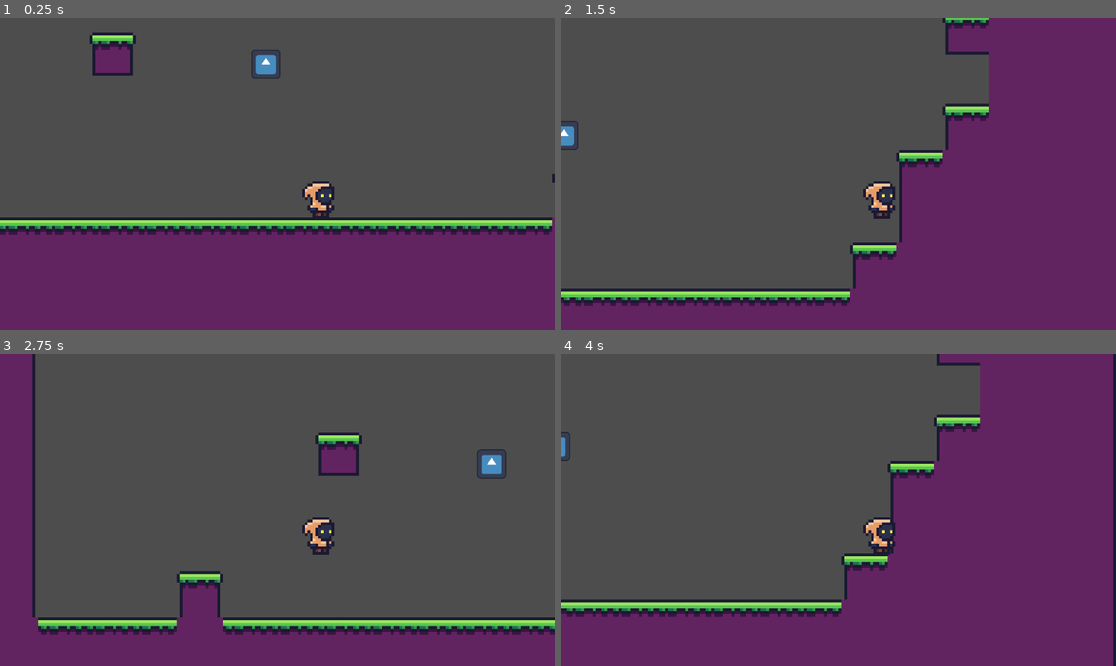
Above: before the commit, frames 1-4 (two rows, left to right).
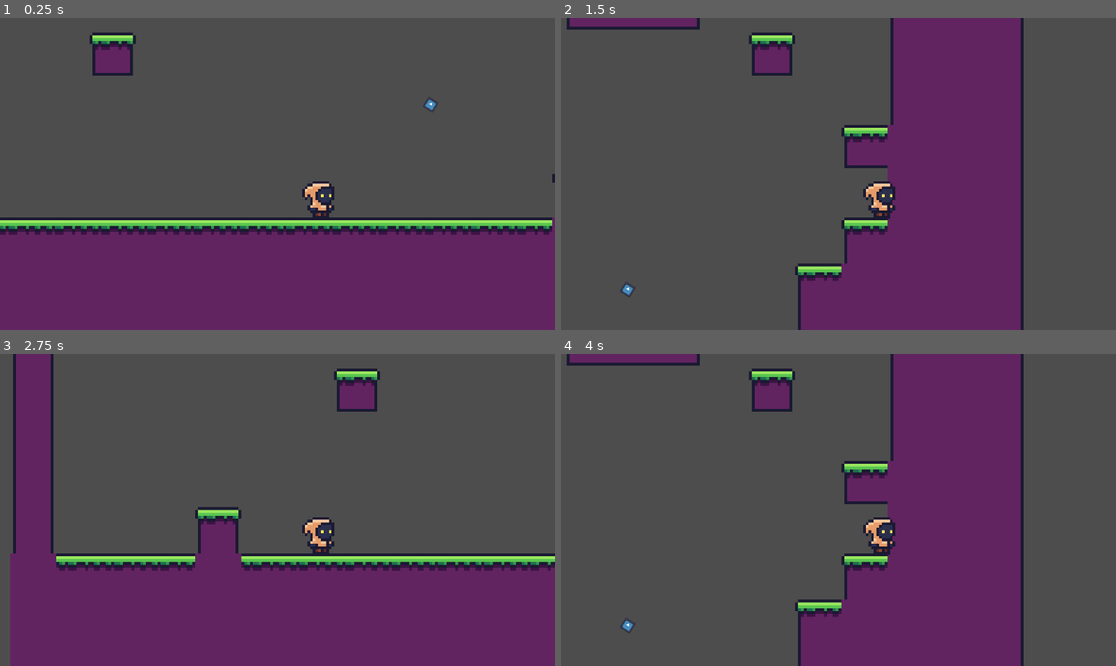
Above: after the commit, the same moments.

Repository: zenbenten/Godot-Platformer
Game: Godot game, scene res://Assets/Scenes/Areas/area_1.tscn
Same seed, same stepped clock (60 frames per second), same inputs: the game is played once before the commit and once after it. The engine's default icon, where the game draws it, is replaced by a stand-in: a white triangle on a blue panel in a dark square.
Inputs:
- Up to frame 1 (0.25 s): no input
- Up to frame 2 (1.5 s): tap Enter at 0.5 s; hold Right (move_right) from 0.53 s (still down); tap X (item_use) at 0.6 s; tap Z (jump) at 0.77, 0.8, 1.07, 1.35 s
- Up to frame 3 (2.75 s): tap Z (jump) at 1.52, 1.82, 2.3 s; tap X (item_use) at 1.55, 2.1 s; release Right (move_right) at 2.03 s; hold Left (move_left) from 2.03 s (still down)
- Up to frame 4 (4 s): release Left (move_left) at 2.78 s; hold Right (move_right) from 2.78 s (still down); tap X (item_use) at 2.85 s; tap Z (jump) at 3.02, 3.32, 3.6, 3.77 s

The runs differ from the first frame. In frame 1, 0.3% of the frame differs, in the area x 45-79%, y 10-31%; in frame 2, 36%, in the area x 0-100%, y 0-100%; in frame 3, 31%; in frame 4, 35%.

Commit message:
working on improved grapple. limited omni-directional range, automatically attatches to closest collision. no swinging physics yet

Diff:
--- a/Assets/Scenes/Areas/area_1.tscn
+++ b/Assets/Scenes/Areas/area_1.tscn
@@ -1,91 +1,10 @@
-[gd_scene load_steps=9 format=3 uid="uid://badcvjrm3v6id"]
+[gd_scene load_steps=8 format=3 uid="uid://badcvjrm3v6id"]
 
 [ext_resource type="Texture2D" uid="uid://bv5h24wmk7523" path="res://Assets/Sprites/tiles_1.png" id="1_3uyhe"]
 [ext_resource type="PackedScene" uid="uid://dqyufja82jv67" path="res://Assets/Scenes/player.tscn" id="2_8wi1m"]
 [ext_resource type="Texture2D" uid="uid://gfuvj2yoti1d" path="res://icon.svg" id="3_8wi1m"]
 
 [sub_resource type="GDScript" id="GDScript_8wi1m"]
-script/source = "extends Node2D
-
-@export var grapple_anchor: StaticBody2D
-@export var player_anchor: RigidBody2D
-@export var rope: Line2D
-@export var max_radius: float = 512.0  # Only attach to things within this radius
-
-var player_original_parent: Node = null
-
-func _ready():
-	# Safety check
-	if not grapple_anchor or not player_anchor or not rope:
-		push_error(\"Missing node references in GrapplingHookSystem!\")
-		return
-
-	add_to_group(\"grappling-hook-system\")
-
-	# Hide rope and anchor initially
-	rope.visible = false
-	player_anchor.visible = false
-
-	# Initialize rope with 2 points
-	rope.points = [grapple_anchor.global_position, player_anchor.global_position]
-
-
-func _process(delta):
-	if rope.visible and player_anchor.visible:
-		# Update rope endpoints
-		rope.set_point_position(0, grapple_anchor.global_position)
-		rope.set_point_position(1, player_anchor.global_position)
-
-		# Apply left/right swing input
-		if Input.is_action_pressed(\"move_right\"):
-			if player_anchor.linear_velocity.length() < 400:
-				player_anchor.apply_central_impulse(player_anchor.global_transform.x * 64)
-		elif Input.is_action_pressed(\"move_left\"):
-			if player_anchor.linear_velocity.length() < 400:
-				player_anchor.apply_central_impulse(player_anchor.global_transform.x * -64)
-
-		# Keep player centered on anchor
-		for child in player_anchor.get_children():
-			if \"position\" in child:
-				child.position = Vector2.ZERO
-
-		for child in player_anchor.get_children():
-			if \"position\" in child:
-				child.position = Vector2(0,0)
-
-
-# API: Call this to attach the player
-func attach_player(player: Node2D) -> int:
-	if self.global_position.distance_to(player.global_position) > max_radius or player_original_parent != null:
-		return -1
-
-	player_original_parent = player.get_parent()
-	player_anchor.position = player.global_position
-	player.reparent(player_anchor)
-	player.position = Vector2.ZERO
-
-	# Update rope
-	rope.points = [grapple_anchor.global_position, player_anchor.global_position]
-	rope.visible = true
-	player_anchor.visible = true
-
-	return 0
-
-
-# API: Call this to detach the player
-func detach_player(player: Node2D) -> int:
-	if player_original_parent == null:
-		return -1
-
-	player.reparent(player_original_parent)
-	player.velocity = player_anchor.linear_velocity
-	player_original_parent = null
-
-	rope.visible = false
-	player_anchor.visible = false
-
-	return 0
-"
 
 [sub_resource type="TileSetAtlasSource" id="TileSetAtlasSource_ql8qi"]
 texture = ExtResource("1_3uyhe")
@@ -174,51 +93,41 @@
 physics_layer_0/collision_layer = 1
 sources/0 = SubResource("TileSetAtlasSource_ql8qi")
 
-[sub_resource type="RectangleShape2D" id="RectangleShape2D_ql8qi"]
+[sub_resource type="CircleShape2D" id="CircleShape2D_8wi1m"]
+radius = 14.2953
 
-[sub_resource type="RectangleShape2D" id="RectangleShape2D_7fk0h"]
+[node name="Area1" type="Node2D"]
+script = SubResource("GDScript_8wi1m")
 
-[node name="Area1" type="Node2D" node_paths=PackedStringArray("grapple_anchor", "player_anchor", "rope")]
-script = SubResource("GDScript_8wi1m")
-grapple_anchor = NodePath("GrappleAnchor")
-player_anchor = NodePath("PlayerAttatchmentPoint")
-rope = NodePath("Rope")
-
-[node name="TileMap" type="TileMap" parent="."]
+[node name="TileMap" type="TileMap" parent="." groups=["Hookable"]]
 tile_set = SubResource("TileSet_7fk0h")
 format = 2
 layer_0/tile_data = PackedInt32Array(65535, 65536, 0, 3, 65536, 0, 4, 65536, 0, 5, 65536, 1, 2, 65536, 0, 1, 65536, 0,  …(2971 unchanged characters)…
 
-[node name="Player" parent="." instance=ExtResource("2_8wi1m")]
+[node name="Player" parent="." node_paths=PackedStringArray("pinjoint") instance=ExtResource("2_8wi1m")]
+position = Vector2(0, -22)
+pinjoint = NodePath("../PinJoint2D")
 
-[node name="GrappleAnchor" type="StaticBody2D" parent="."]
-position = Vector2(-19, -53)
+[node name="Line2D" type="Line2D" parent="Player"]
+texture_repeat = 2
+width = 2.0
 
-[node name="CollisionShape2D" type="CollisionShape2D" parent="GrappleAnchor"]
-scale = Vector2(0.267562, 0.237016)
-shape = SubResource("RectangleShape2D_ql8qi")
+[node name="PinJoint2D" type="PinJoint2D" parent="."]
+position = Vector2(-22, -58)
+node_a = NodePath("../Player")
 
-[node name="Sprite2D" type="Sprite2D" parent="GrappleAnchor"]
-scale = Vector2(0.0786806, 0.0786806)
+[node name="Hookpoint" type="StaticBody2D" parent="."]
+position = Vector2(38, -39)
+rotation = 0.566823
+
+[node name="CollisionShape2D" type="CollisionShape2D" parent="Hookpoint"]
+scale = Vector2(0.15642, 0.15642)
+shape = SubResource("CircleShape2D_8wi1m")
+
+[node name="Sprite2D" type="Sprite2D" parent="Hookpoint"]
+scale = Vector2(0.031824, 0.031824)
 texture = ExtResource("3_8wi1m")
 
-[node name="PlayerAttatchmentPoint" type="RigidBody2D" parent="."]
-position = Vector2(-22, -22)
-
-[node name="CollisionShape2D" type="CollisionShape2D" parent="PlayerAttatchmentPoint"]
-scale = Vector2(0.210576, 0.210576)
-shape = SubResource("RectangleShape2D_7fk0h")
-
-[node name="Sprite2D" type="Sprite2D" parent="PlayerAttatchmentPoint"]
-position = Vector2(-3.8147e-06, -2.27374e-13)
-scale = Vector2(0.0429509, 0.0429509)
-texture = ExtResource("3_8wi1m")
-
-[node name="PinJoint2D" type="PinJoint2D" parent="."]
-position = Vector2(-19, -53)
-node_a = NodePath("../GrappleAnchor")
-node_b = NodePath("../PlayerAttatchmentPoint")
-
-[node name="Rope" type="Line2D" parent="."]
-width = 2.0
-texture_mode = 2
+[node name="Marker2D" type="Marker2D" parent="Hookpoint"]
+position = Vector2(0, 2)
+scale = Vector2(748.237, 1.29045)
--- a/Assets/Scenes/player.tscn
+++ b/Assets/Scenes/player.tscn
@@ -8,8 +8,6 @@
 
 [node name="Player" type="CharacterBody2D"]
 script = ExtResource("1_7dd06")
-speed = 5.0
-jump_power = 8.5
 
 [node name="Camera2D" type="Camera2D" parent="."]
 offset = Vector2(-15, -15)
@@ -31,3 +29,29 @@
 position = Vector2(0, -6)
 scale = Vector2(1.17419, -0.810045)
 shape = SubResource("ConvexPolygonShape2D_7dd06")
+
+[node name="RayCastContainer" type="Node2D" parent="."]
+
+[node name="RayCast2D" type="RayCast2D" parent="RayCastContainer"]
+target_position = Vector2(0, -100)
+
+[node name="RayCast2D2" type="RayCast2D" parent="RayCastContainer"]
+target_position = Vector2(71, -71)
+
+[node name="RayCast2D3" type="RayCast2D" parent="RayCastContainer"]
+target_position = Vector2(100, 0)
+
+[node name="RayCast2D4" type="RayCast2D" parent="RayCastContainer"]
+target_position = Vector2(71, 71)
+
+[node name="RayCast2D5" type="RayCast2D" parent="RayCastContainer"]
+target_position = Vector2(0, 100)
+
+[node name="RayCast2D6" type="RayCast2D" parent="RayCastContainer"]
+target_position = Vector2(-71, 71)
+
+[node name="RayCast2D7" type="RayCast2D" parent="RayCastContainer"]
+target_position = Vector2(-100, 0)
+
+[node name="RayCast2D8" type="RayCast2D" parent="RayCastContainer"]
+target_position = Vector2(-71, -71)
--- a/Assets/Scripts/player_controller.gd
+++ b/Assets/Scripts/player_controller.gd
@@ -1,57 +1,104 @@
 extends CharacterBody2D
 
-@export var speed = 10.0
-@export var jump_power = 10.0
+@export var speed: int = 300
+@export var jump_force: int = 400
+@export var pinjoint: PinJoint2D
 
-var speed_multiplier = 30.0
-var jump_multiplier = -30.0
-var direction = 0
+@onready var line = $Line2D
+@onready var raycast_container = $RayCastContainer # Get the container for our rays
 
-var has_grappling_hook: bool = true
-var is_grappling: bool = false
+var hooked = false
+var gravity = ProjectSettings.get_setting("physics/2d/default_gravity")
 
-func _physics_process(delta: float) -> void:
-	if not is_grappling:
-		handle_movement(delta)
+# REMOVED: All _on_hookable_... functions and the hookable_targets array.
 
-	handle_grappling(delta)
+func _ready():
+	if not pinjoint:
+		push_error("PinJoint has NOT been assigned in the Inspector!")
+		return
+	if not raycast_container:
+		push_error("RayCastContainer node not found! Make sure it's a child of the player.")
+		return
 
-func handle_movement(delta: float) -> void:
-	if not is_on_floor():
-		velocity += get_gravity() * delta
+	pinjoint.node_a = get_path()
 
-	if Input.is_action_just_pressed("jump") and is_on_floor():
-		velocity.y = jump_power * jump_multiplier
 
-	direction = Input.get_axis("move_left", "move_right")
-	if direction:
-		velocity.x = direction * speed * speed_multiplier
-	else:
-		velocity.x = move_toward(velocity.x, 0, speed * speed_multiplier)
+func _physics_process(delta):
+	if not pinjoint: return
 
+	# Hook system
+	if Input.is_action_just_pressed("item_use") and not hooked:
+		# find_closest_hook_point now returns a Dictionary with the point and the body
+		var hook_data = find_closest_hook_point()
+
+		if hook_data: # If the dictionary is not null
+			hooked = true
+			pinjoint.global_position = hook_data["point"]  # Use the precise collision point
+			pinjoint.node_b = hook_data["body"].get_path() # Connect to the body we hit
+
+	elif Input.is_action_just_released("item_use") and hooked:
+		hooked = false
+		pinjoint.node_b = NodePath("")
+
+	_update_rope()
+	_handle_movement(delta)
 	move_and_slide()
 
-func handle_grappling(delta: float) -> void:
-	if not has_grappling_hook:
-		return
 
-	if Input.is_action_just_pressed("item_use"):
-		for g in get_tree().get_nodes_in_group("grappling-hook-system"):
-			var success = g.attach_player(self)
-			if success == 0:
-				is_grappling = true
-				break
-	elif Input.is_action_just_released("item_use"):
-		for g in get_tree().get_nodes_in_group("grappling-hook-system"):
-			var success = g.detach_player(self)
-			if success == 0:
-				is_grappling = false
-				break
+# This is the new core logic that replaces the Area2D system.
+func find_closest_hook_point():
+	var closest_point = Vector2.ZERO
+	var closest_body = null
+	var closest_distance = INF
 
-	# Lock player rotation while swinging
-	global_rotation = 0
+	# Force the rays to update their collision status right now.
+	# This is important because we are not in the main physics step.
+	for ray in raycast_container.get_children():
+		ray.force_raycast_update()
+
+	# Loop through all the rays in our container
+	for ray in raycast_container.get_children():
+		# Check if this specific ray hit something
+		if ray.is_colliding():
+			var collider = ray.get_collider()
+
+			# Check if the thing it hit is in the "Hookable" group
+			if collider.is_in_group("Hookable"):
+				var collision_point = ray.get_collision_point()
+				var distance = global_position.distance_squared_to(collision_point)
+
+				if distance < closest_distance:
+					closest_distance = distance
+					closest_point = collision_point
+					closest_body = collider
+
+	if closest_body:
+		# Return all the data we need in a single dictionary
+		return {"point": closest_point, "body": closest_body}
+
+	# If we didn't find anything, return null
+	return null
 
 
-# Optional: Call this from an Area2D or pickup trigger
-func give_grappling_hook():
-	has_grappling_hook = true
+func _update_rope():
+	if hooked and pinjoint:
+		line.clear_points()
+		line.add_point(Vector2.ZERO)
+		line.add_point(to_local(pinjoint.global_position))
+	else:
+		line.clear_points()
+
+
+func _handle_movement(delta):
+	var move_input = Input.get_axis("move_left", "move_right")
+
+	if not hooked:
+		velocity.x = move_input * speed
+		if not is_on_floor():
+			velocity.y += gravity * delta
+	else:
+		var swing_influence = move_input * speed * 0.5
+		velocity.x += swing_influence * delta
+
+	if is_on_floor() and Input.is_action_just_pressed("jump"):
+		velocity.y = -jump_force
--- a/project.godot
+++ b/project.godot
@@ -37,6 +37,11 @@
 "events": [Object(InputEventKey,"resource_local_to_scene":false,"resource_name":"","device":-1,"window_id":0,"alt_press …(192 unchanged characters)…
 ]
 }
+grapple={
+"deadzone": 0.2,
+"events": [Object(InputEventKey,"resource_local_to_scene":false,"resource_name":"","device":-1,"window_id":0,"alt_pressed":false,"shift_pressed":false,"ctrl_pressed":false,"meta_pressed":false,"pressed":false,"keycode":0,"physical_keycode":67,"key_label":0,"unicode":99,"location":0,"echo":false,"script":null)
+]
+}
 
 [rendering]
 
